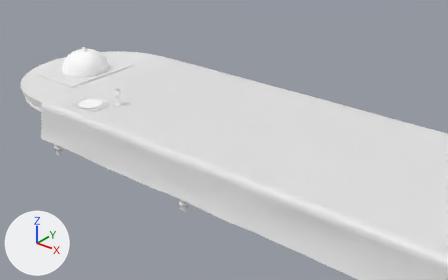
The Blender file dining_table.blend, before and after one commit.
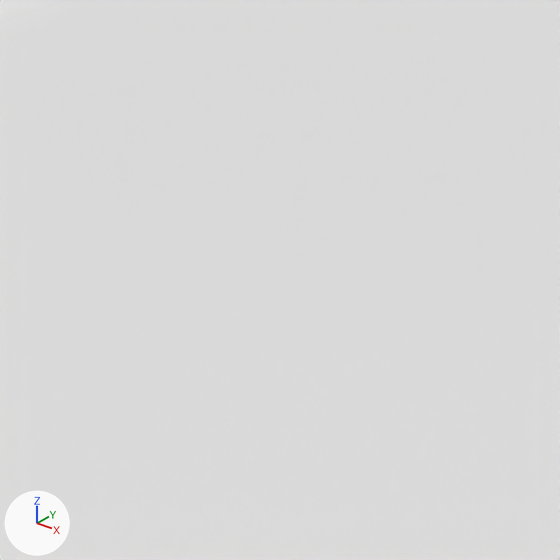
Each version is shown from a camera (50 mm lens) standing at (0.66, -4.73, 3.38) and looking at (-3.29, 0.2, 0.32), then close up on the part from 30% to 44% of the width and 24% to 46% of the height. The lights are fixed; the arrows at lower left show +X, +Y and +Z.

The first close-up shows 'table_cloth', 'table_top'.
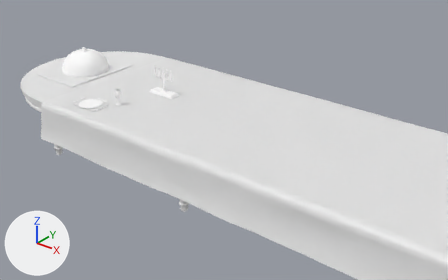
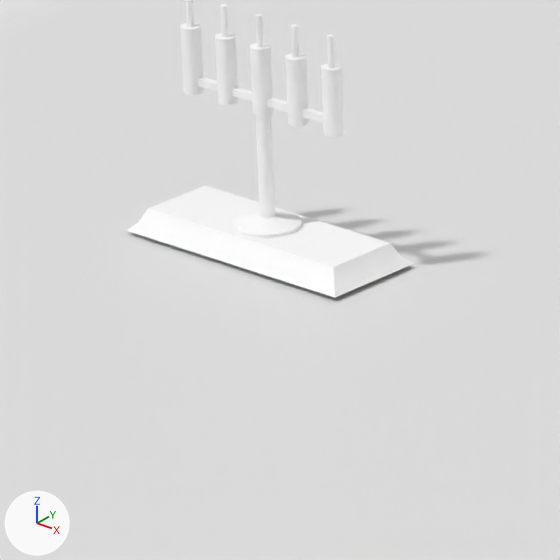
Commit message: More dining objects

Pixel boxes (x1, y1, x2, y2) of what changed, in the close-ups (560 x 560 px):
'candleabra', added
    after: (127, 0, 414, 297)
    faces in mat_silver (white #ffffff): (127, 23, 414, 297)
    faces in mat_light (white #ffffff): (186, 0, 335, 68)

The change, as a diff of the scene's bpy script:
```diff
--- a/dining_table.blend.py
+++ b/dining_table.blend.py
@@ mat_light @@
+mat_light = diffuse_material('light')
+mat_light.base_color = (1.0, 1.0, 1.0)  # white #ffffff
@@ me_cube_001 @@
+me_cube_001.from_pydata(...)  # 793 vertices, 756 faces; spans x -0.18..0.18, y -0.072..0.072, z 0.001..0.307
+me_cube_001.polygons.foreach_set('use_smooth', [True] * 756)
+# faces by material slot: [436, 320]
+me_cube_001.materials.append(mat_silver)  # white #ffffff
+me_cube_001.materials.append(mat_light)  # white #ffffff
@@ ob_candleabra @@
+ob_candleabra = bpy.data.objects.new('candleabra', me_cube_001)
+ob_candleabra.parent = ob_table
+ob_candleabra.location = (-4.0, 0.0, 0.766)
+_m = ob_candleabra.modifiers.new('EdgeSplit', 'EDGE_SPLIT')
+_m.use_edge_angle = False
```
